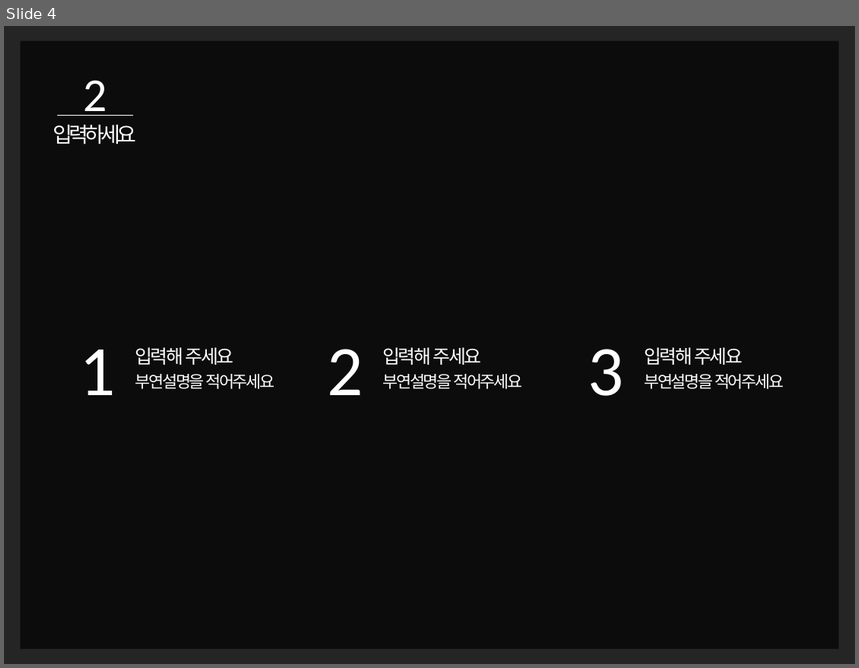
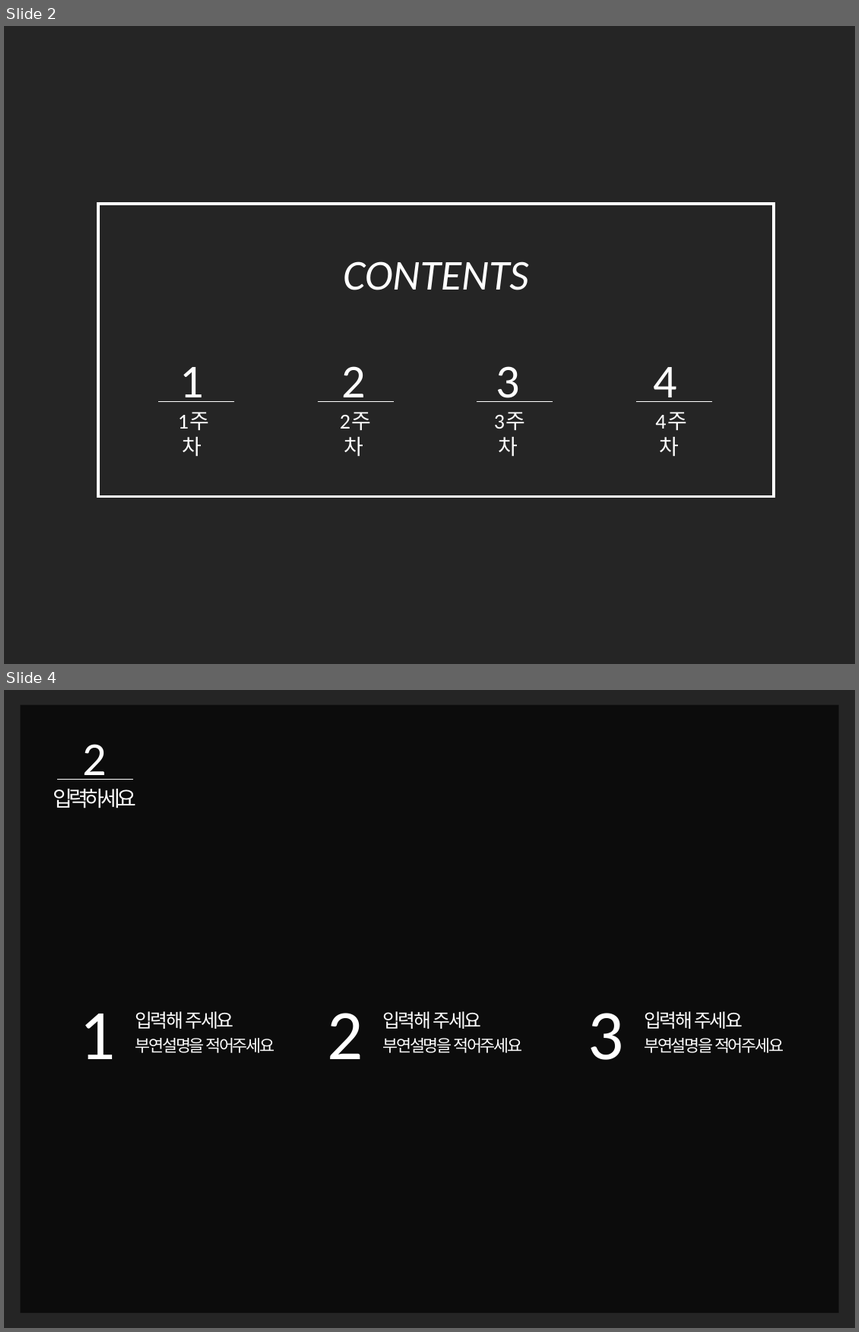
Before and after one commit to EyeComputing/Eye_Computing, a slide deck: 합숙_결과_(3주차)_발표.pptx. Shown one above the other, each under a label of ours: slide 4 before the commit, slides 2 and 4 after it; the slides between them are not shown. The pictures are 859x668 and 859x1332 pixels, drawn with LibreOffice and Linux fonts; fonts in the diff are those of the drawing; background and template pictures are left out; a plain dark background stands for a picture behind light text. Boxes give left, top, right and bottom in pixels: in the first picture for what was removed or moved away, otherwise in the second. Text is boxed around its words. In the diff, an @@ line names an element or a change of style, - is before the commit and + after.

```diff
--- a/합숙_결과_(3주차)_발표.pptx
+++ b/합숙_결과_(3주차)_발표.pptx
@@ slide 2 added at (4,26,855,664), background picture (left out) @@
@@ rectangle added at (4,26,855,664), fill #000000 at 13% opacity @@
@@ rectangle added at (98,204,775,496), outline #FFFFFF 2.25 pt @@
@@ text added at (343,262,529,290), 36 pt, text #FFFFFF, italic @@
+CONTENTS
@@ text added at (178,367,210,456), 18 pt, text #FFFFFF @@
+1
+1 주 차
@@ text added at (340,366,372,456), 18 pt, text #FFFFFF @@
+2
+2 주 차
@@ text added at (494,366,526,456), 18 pt, text #FFFFFF @@
+3
+3 주 차
@@ text added at (654,367,687,456), 18 pt, text #FFFFFF @@
+4
+4 주 차
@@ line added from (158, 401) to (235, 401), #FFFFFF 0.5 pt @@
@@ line added from (318, 401) to (394, 401), #FFFFFF 0.5 pt @@
@@ line added from (477, 401) to (553, 401), #FFFFFF 0.5 pt @@
@@ line added from (636, 401) to (712, 401), #FFFFFF 0.5 pt @@
```
Also in this commit, not shown: 2 slides changed, 1 other slide added, 2 slides removed.
